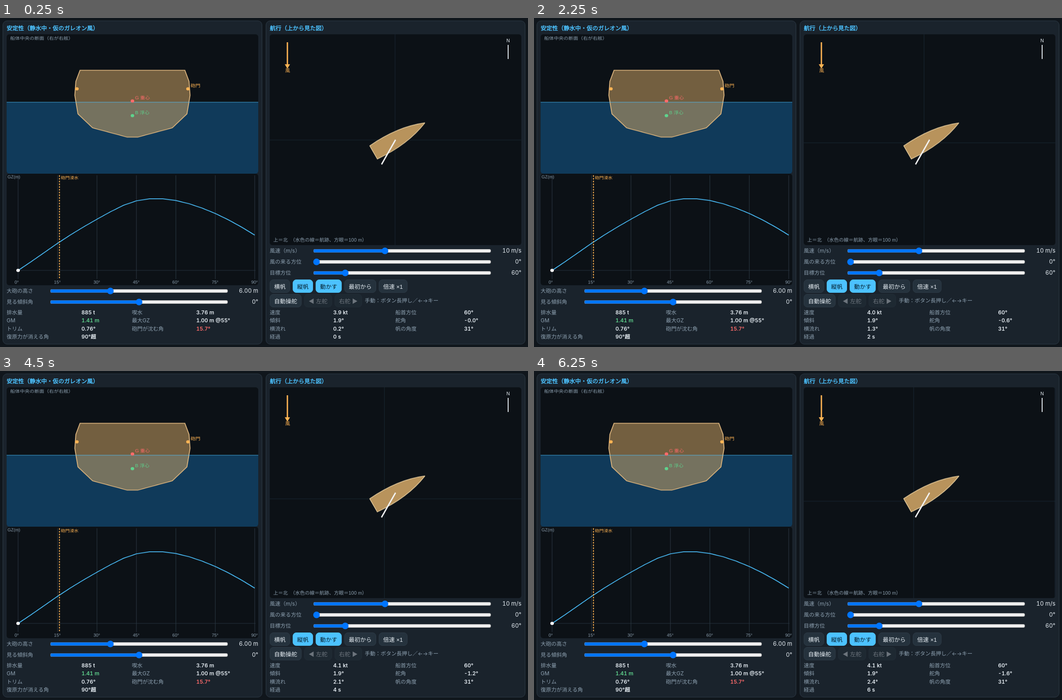
Above: before the commit, frames 1-4 (two rows, left to right).
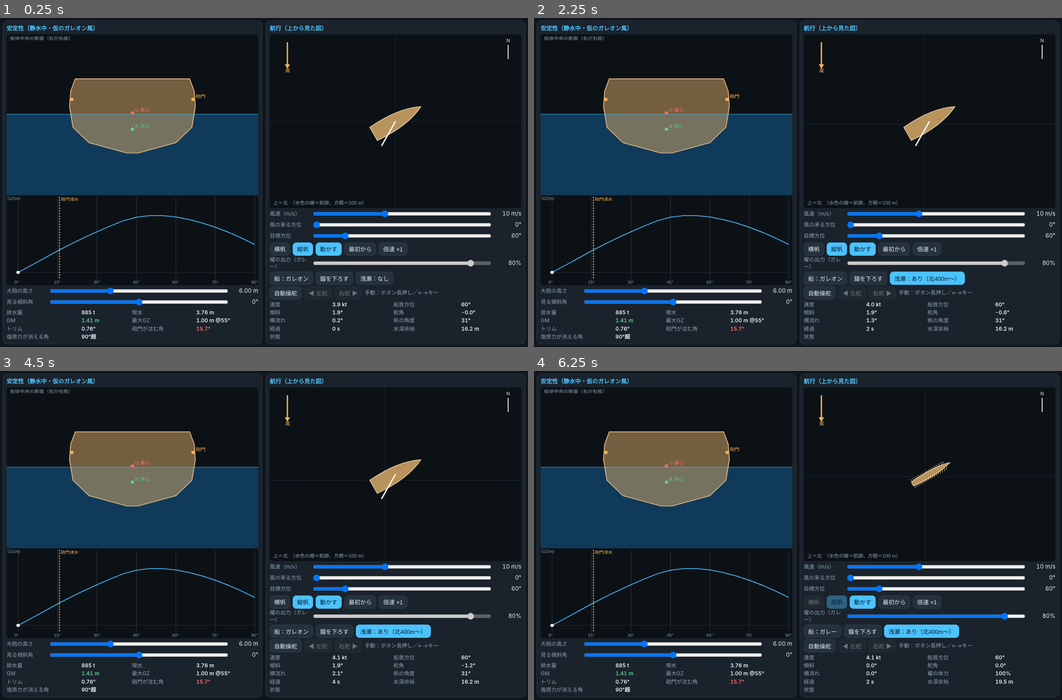
Above: after the commit, the same moments.

Repository: eitommkk1023-a11y/-history-simulation-game-restart
Game: browser game, page ship-viewer.html
The game is run twice, just before and just after one commit, with the same random seed, the same clock (stepped at 60 frames per second) and the same inputs.
Inputs (mouse positions are in pixels of both pictures, inside the frame that each line leads up to):
- Up to frame 1 (0.25 s): no input
- Up to frame 2 (2.25 s): hold Right 1.03-1.53 s; hold Down 1.58-1.85 s; hold Left from 1.9 s (still down); click (908, 277) at 2.02 s, where only the run after the commit has a clickable "浅瀬：なし"
- Up to frame 3 (4.5 s): release Left at 2.47 s; hold Right 2.52-3.18 s; hold Left 3.23-3.67 s; hold Down 3.72-4.05 s; hold Right from 4.1 s (still down)
- Up to frame 4 (6.25 s): click (824, 630) at 4.52 s, where only the run after the commit has a clickable "船：ガレオン"; release Right at 4.6 s; hold Down 4.65-4.92 s; hold Left 4.97-5.53 s; hold Right from 5.58 s (still down)

The runs differ from the first frame. In frame 1, 13% of the frame differs, in the area x 1-99%, y 6-98%; in frame 2, 13%; in frame 3, 13%; in frame 4, 13%.

Commit message:
Viewer: galley with oars, anchor and shoal controls
Co-Authored-By: Claude Sonnet 5.5 <noreply@anthropic.com>
Claude-Session: https://claude.ai/code/session_011WhVvyaFbTMQy7b9FjFXGU

Diff:
--- a/ship-viewer.html
+++ b/ship-viewer.html
@@ -8,9 +8,9 @@
 html,body{margin:0;height:100%;background:var(--bg);color:var(--tx);font:13px/1.35 -apple-system,"Hiragino Sans",sans-serif;overflow:hidden;-webkit-user-select:none;user-select:none}
 #app{display:grid;grid-template-columns:1fr 1fr;gap:8px;padding:8px max(8px,env(safe-area-inset-right)) 8px max(8px,env(safe-area-inset-left));height:100%}
 @media (orientation:portrait){#app{grid-template-columns:1fr;grid-template-rows:1fr 1fr;overflow:auto}html,body{overflow:auto}}
-.pn{background:var(--pn);border:1px solid var(--ln);border-radius:10px;padding:8px;display:flex;flex-direction:column;min-height:0;min-width:0}
+.pn{overflow-y:auto;background:var(--pn);border:1px solid var(--ln);border-radius:10px;padding:8px;display:flex;flex-direction:column;min-height:0;min-width:0}
 h2{margin:0 0 4px;font-size:13px;color:var(--ac);font-weight:600}
-canvas{width:100%;flex:1 1 0;min-height:90px;background:#0c1116;border-radius:6px;display:block}
+canvas{width:100%;flex:1 0 110px;min-height:110px;background:#0c1116;border-radius:6px;display:block}
 .row{display:flex;align-items:center;gap:6px;margin-top:1px}
 .row label{flex:0 0 7.5em;color:var(--mu);font-size:12px}
 .row input[type=range]{flex:1;min-width:0;height:20px}
@@ -36,6 +36,8 @@
   <div class="row"><label>風の来る方位</label><input id="wd" type="range" min="0" max="359" step="1" value="0"><output id="wdO"></output></div>
   <div class="row"><label>目標方位</label><input id="hd" type="range" min="0" max="359" step="1" value="60"><output id="hdO"></output></div>
   <div class="btns"><button id="bSq">横帆</button><button id="bFa" class="on">縦帆</button><button id="bRun" class="on">動かす</button><button id="bRst">最初から</button><button id="bX2">倍速 ×1</button></div>
+  <div class="row"><label>櫂の出力（ガレー）</label><input id="oe" type="range" min="-100" max="100" step="5" value="80"><output id="oeO"></output></div>
+  <div class="btns"><button id="bShip">船：ガレオン</button><button id="bAnc">錨を下ろす</button><button id="bShoal">浅瀬：なし</button></div>
   <div class="btns"><button id="bMan">自動操舵</button><button id="bL" disabled>◀ 左舵</button><button id="bR" disabled>右舵 ▶</button><span style="color:var(--mu);font-size:12px;align-self:center">手動：ボタン長押し／←→キー</span></div>
   <div class="stats" id="st2"></div>
  </section>
@@ -1047,26 +1049,38 @@
 
 // ---------- navigation panel ----------
 let manual = false, held = 0, vessel = null, sailType = 'foreAndAft', running = true, speedX = 1, trail = [];
+let kind = 'galleon', shoal = false, notes = [];
+const galleyShip = Ship.createShip({ id: 'galley', hull: Ship.galleyHull(), massItems: Ship.galleyMassItems() });
+const galleyAnalysis = Ship.analyzeHydrostatics(galleyShip);
 function resetVessel() {
-  vessel = Ship.createVessel({ ship, analysis, rudder: { x: 0.5, areaM2: 6 }, sails: [{ id: 's', type: sailType, areaM2: 500, x: 21, zCe: 12 }] });
-  vessel.state.psi = +$('hd').value * DEG; vessel.state.u = 2; trail = [];
-}
-function env() { const from = +$('wd').value * DEG, sp = +$('ws').value; return { wind: { x: -Math.sin(from) * sp, y: -Math.cos(from) * sp } }; }
+  if (kind === 'galley') vessel = Ship.createVessel({ ship: galleyShip, analysis: galleyAnalysis, rudder: { x: 0.5, areaM2: 1.5 },
+    oars: [{ id: 'P', side: 'port', rowers: 50, x: 18 }, { id: 'S', side: 'starboard', rowers: 50, x: 18 }] });
+  else vessel = Ship.createVessel({ ship, analysis, rudder: { x: 0.5, areaM2: 6 }, sails: [{ id: 's', type: sailType, areaM2: 500, x: 21, zCe: 12 }] });
+  vessel.state.psi = +$('hd').value * DEG; vessel.state.u = 2; trail = []; notes = [];
+  $('bAnc').textContent = '錨を下ろす';
+}
+const SHOAL_Y = 400, depthFn = (x, y) => (shoal && y > SHOAL_Y ? Math.max(0, 20 - (y - SHOAL_Y) * 0.05) : 20);
+const EVT = { grounded: '座礁した', refloated: '離礁した', anchor_dropped: '錨を下ろした', anchor_raised: '錨を上げた', anchor_dragging: '錨が走っている', anchor_parted: '錨索が切れた' };
+function env() { const from = +$('wd').value * DEG, sp = +$('ws').value; return { wind: { x: -Math.sin(from) * sp, y: -Math.cos(from) * sp }, depth: depthFn, seabed: 'sand' }; }
 let last = performance.now(), acc = 0, frame = 0;
 function drawNav() {
   const { g, w, h, k } = fit($('cNav')); g.clearRect(0, 0, w, h);
   const s = vessel.snapshot(), scale = 3.2 * k; // px per metre
   const cx = w / 2, cy = h / 2, P = (x, y) => [cx + (x - s.x) * scale, cy - (y - s.y) * scale];
+  if (shoal) { const y0 = P(0, SHOAL_Y)[1]; if (y0 > 0) { g.fillStyle = 'rgba(190,160,90,.22)'; g.fillRect(0, 0, w, Math.min(h, y0)); g.fillStyle = 'rgba(190,160,90,.6)'; g.fillRect(0, y0, w, 2 * k); } }
   g.strokeStyle = '#1b2a36'; g.lineWidth = k; const grid = 100;
   for (let gx = Math.floor((s.x - w / 2 / scale) / grid) * grid; gx < s.x + w / 2 / scale; gx += grid) { const a = P(gx, 0)[0]; g.beginPath(); g.moveTo(a, 0); g.lineTo(a, h); g.stroke(); }
   for (let gy = Math.floor((s.y - h / 2 / scale) / grid) * grid; gy < s.y + h / 2 / scale; gy += grid) { const a = P(0, gy)[1]; g.beginPath(); g.moveTo(0, a); g.lineTo(w, a); g.stroke(); }
   g.strokeStyle = 'rgba(76,194,255,.6)'; g.lineWidth = 2 * k; g.beginPath(); trail.forEach((p, i) => { const q = P(p[0], p[1]); i ? g.lineTo(q[0], q[1]) : g.moveTo(q[0], q[1]); }); g.stroke();
-  // ship (40 m long, 11 m beam)
-  g.save(); g.translate(cx, cy); g.rotate(vessel.state.psi); const L = 40 * scale, B = 10.8 * scale;
-  g.beginPath(); g.moveTo(0, -L / 2 - 4 * scale); g.quadraticCurveTo(B / 2 + 2 * scale, -L * 0.15, B / 2, L / 2 - 2 * scale); g.lineTo(-B / 2, L / 2 - 2 * scale); g.quadraticCurveTo(-B / 2 - 2 * scale, -L * 0.15, 0, -L / 2 - 4 * scale);
+  const A = vessel.state.anchor;
+  if (A) { const a = P(A.X, A.Y); g.strokeStyle = '#c9c9c9'; g.lineWidth = k; g.beginPath(); g.moveTo(cx, cy); g.lineTo(a[0], a[1]); g.stroke(); g.fillStyle = A.dragging ? '#ff6b6b' : '#e6edf3'; g.beginPath(); g.arc(a[0], a[1], 5 * k, 0, 7); g.fill(); }
+  // ship
+  g.save(); g.translate(cx, cy); g.rotate(vessel.state.psi); const L = vessel.params.waterlineLengthM * scale, B = vessel.params.beamM * scale;
+  g.beginPath(); g.moveTo(0, -L / 2 - 0.1 * L * 0.2); g.quadraticCurveTo(B / 2 + 2 * scale, -L * 0.15, B / 2, L / 2 - 2 * scale); g.lineTo(-B / 2, L / 2 - 2 * scale); g.quadraticCurveTo(-B / 2 - 2 * scale, -L * 0.15, 0, -L / 2 - 0.1 * L * 0.2);
   g.fillStyle = '#b8935c'; g.fill(); g.strokeStyle = '#e9cf9f'; g.lineWidth = 1.5 * k; g.stroke();
-  const sl = vessel.sails[0], th = sl.trimDeg * DEG, len = Math.sqrt(sl.areaM2) * 0.9 * scale * sl.deployed; // chord drawn at sail trim
-  g.strokeStyle = '#f4f4f4'; g.lineWidth = 3 * k; g.beginPath(); g.moveTo(0, 0); g.lineTo(Math.sin(th) * len, Math.cos(th) * len); g.stroke();
+  const sl = vessel.sails[0];
+  if (sl) { const th = sl.trimDeg * DEG, len = Math.sqrt(sl.areaM2) * 0.9 * scale * sl.deployed; g.strokeStyle = '#f4f4f4'; g.lineWidth = 3 * k; g.beginPath(); g.moveTo(0, 0); g.lineTo(Math.sin(th) * len, Math.cos(th) * len); g.stroke(); }
+  else { g.strokeStyle = '#e9cf9f'; g.lineWidth = k; for (let i = -8; i <= 8; i++) { const yy = i * L / 20; g.beginPath(); g.moveTo(-B / 2, yy); g.lineTo(-B / 2 - 0.6 * B, yy + 0.3 * B); g.moveTo(B / 2, yy); g.lineTo(B / 2 + 0.6 * B, yy + 0.3 * B); g.stroke(); } }
   g.restore();
   // wind arrow (direction the wind blows toward) at top-left
   const wf = +$('wd').value * DEG, ax = 40 * k, ay = 44 * k, wl = 26 * k;
@@ -1078,21 +1092,26 @@
   const f = vessel.forces(env());
   $('st2').innerHTML = `<span>速度</span><b>${fix(s.speedOverGround * 1.9438, 1)} kt</b><span>船首方位</span><b>${fix(s.headingDeg, 0)}°</b>` +
     `<span>傾斜</span><b class="${s.overpowered ? 'bad' : ''}">${fix(s.heelDeg, 1)}°${s.overpowered ? ' 強すぎ' : ''}</b><span>舵角</span><b>${fix(s.rudderDeg, 1)}°</b>` +
-    `<span>横流れ</span><b>${fix(f.leewayDeg, 1)}°</b><span>帆の角度</span><b>${fix(sl.trimDeg, 0)}°</b><span>経過</span><b>${fix(s.time, 0)} s</b><span></span><b></b>`;
+    `<span>横流れ</span><b>${fix(f.leewayDeg, 1)}°</b><span>${sl ? '帆の角度' : '櫂の体力'}</span><b>${sl ? fix(sl.trimDeg, 0) + '°' : fix(s.stamina * 100, 0) + '%'}</b><span>経過</span><b>${fix(s.time, 0)} s</b><span>水深余裕</span><b class="${f.clearanceM < 0 ? 'bad' : ''}">${fix(f.clearanceM, 1)} m</b>` +
+    `<span>状態</span><b class="${s.aground || s.anchorDragging ? 'bad' : ''}" style="grid-column:span 3">${s.aground ? '座礁中 ' : ''}${s.anchored ? (s.anchorDragging ? '走錨中' : '錨泊中') : ''}${notes.slice(-1).map((n) => ' ／ ' + n).join('')}</b>`;
 }
 function tick(now) {
   const dt = Math.min((now - last) / 1000, 0.1); last = now;
-  if (running) { acc += dt * speedX; let n = 0; while (acc >= 0.1 && n++ < 40) { acc -= 0.1; if (frame++ % 10 === 0) vessel.autoTrim(env()); if (manual) vessel.setRudder(held * 25); else vessel.steerTowards(+$('hd').value); vessel.step(0.1, env()); if (frame % 5 === 0) { trail.push([vess …(75 unchanged characters)…
+  if (running) { acc += dt * speedX; let n = 0; while (acc >= 0.1 && n++ < 40) { acc -= 0.1; if (frame++ % 10 === 0) vessel.autoTrim(env()); if (kind === 'galley') vessel.setAllOarEffort(+$('oe').value / 100); if (manual) vessel.setRudder(held * 25); else vessel.steerTowards(+$('hd').value); vessel.step(0.1, env()); for (const ev of vessel.takeEvents()) { if (EVT[ev.type]) notes.push(EVT[ev.type] + ` (${ev.time.toFixed(0)}s)`); } if (frame % 5 === 0) { trail.push([vess …(75 unchanged characters)…
   drawNav(); requestAnimationFrame(tick);
 }
 // ---------- wiring ----------
-function out() { $('wsO').textContent = $('ws').value + ' m/s'; $('wdO').textContent = $('wd').value + '°'; $('hdO').textContent = $('hd').value + '°'; }
+function out() { $('oeO').textContent = $('oe').value + '%'; $('wsO').textContent = $('ws').value + ' m/s'; $('wdO').textContent = $('wd').value + '°'; $('hdO').textContent = $('hd').value + '°'; }
 ['gun', 'heel'].forEach((id) => $(id).addEventListener('input', () => { if (id === 'gun') { buildShip(); resetVessel(); } drawStability(); }));
-['ws', 'wd', 'hd'].forEach((id) => $(id).addEventListener('input', out));
+['ws', 'wd', 'hd', 'oe'].forEach((id) => $(id).addEventListener('input', out));
 const setType = (t) => { sailType = t; $('bSq').classList.toggle('on', t === 'square'); $('bFa').classList.toggle('on', t === 'foreAndAft'); resetVessel(); };
 $('bSq').onclick = () => setType('square'); $('bFa').onclick = () => setType('foreAndAft');
 $('bRun').onclick = () => { running = !running; $('bRun').classList.toggle('on', running); $('bRun').textContent = running ? '動かす' : '止めた'; };
 $('bRst').onclick = resetVessel;
+$('bShip').onclick = () => { kind = kind === 'galleon' ? 'galley' : 'galleon'; $('bShip').textContent = '船：' + (kind === 'galley' ? 'ガレー' : 'ガレオン'); $('bSq').disabled = $('bFa').disabled = kind === 'galley'; $('oe').disabled = kind !== 'galley'; resetVessel(); };
+$('oe').disabled = true;
+$('bShoal').onclick = () => { shoal = !shoal; $('bShoal').classList.toggle('on', shoal); $('bShoal').textContent = '浅瀬：' + (shoal ? 'あり（北400m〜）' : 'なし'); };
+$('bAnc').onclick = () => { if (vessel.state.anchor) { vessel.raiseAnchor(); $('bAnc').textContent = '錨を下ろす'; } else { const r = vessel.dropAnchor(env(), { anchorKg: 400, rodeM: 60 }); if (r.status === 'ok') $('bAnc').textContent = '錨を上げる'; else notes.push('投錨できない: ' + r.status); } for (const ev of vessel.takeEvents()) if (EVT[ev.type]) notes.push(EVT[ev.type]); };
 $('bX2').onclick = () => { speedX = speedX === 1 ? 4 : speedX === 4 ? 10 : 1; $('bX2').textContent = '倍速 ×' + speedX; };
 const setManual = (m) => { manual = m; held = 0; $('bMan').classList.toggle('on', m); $('bMan').textContent = m ? '手動操舵' : '自動操舵'; $('bL').disabled = $('bR').disabled = !m; $('hd').disabled = m; };
 $('bMan').onclick = () => setManual(!manual);
--- a/tools/ship-viewer.template.html
+++ b/tools/ship-viewer.template.html
@@ -8,9 +8,9 @@
 html,body{margin:0;height:100%;background:var(--bg);color:var(--tx);font:13px/1.35 -apple-system,"Hiragino Sans",sans-serif;overflow:hidden;-webkit-user-select:none;user-select:none}
 #app{display:grid;grid-template-columns:1fr 1fr;gap:8px;padding:8px max(8px,env(safe-area-inset-right)) 8px max(8px,env(safe-area-inset-left));height:100%}
 @media (orientation:portrait){#app{grid-template-columns:1fr;grid-template-rows:1fr 1fr;overflow:auto}html,body{overflow:auto}}
-.pn{background:var(--pn);border:1px solid var(--ln);border-radius:10px;padding:8px;display:flex;flex-direction:column;min-height:0;min-width:0}
+.pn{overflow-y:auto;background:var(--pn);border:1px solid var(--ln);border-radius:10px;padding:8px;display:flex;flex-direction:column;min-height:0;min-width:0}
 h2{margin:0 0 4px;font-size:13px;color:var(--ac);font-weight:600}
-canvas{width:100%;flex:1 1 0;min-height:90px;background:#0c1116;border-radius:6px;display:block}
+canvas{width:100%;flex:1 0 110px;min-height:110px;background:#0c1116;border-radius:6px;display:block}
 .row{display:flex;align-items:center;gap:6px;margin-top:1px}
 .row label{flex:0 0 7.5em;color:var(--mu);font-size:12px}
 .row input[type=range]{flex:1;min-width:0;height:20px}
@@ -36,6 +36,8 @@
   <div class="row"><label>風の来る方位</label><input id="wd" type="range" min="0" max="359" step="1" value="0"><output id="wdO"></output></div>
   <div class="row"><label>目標方位</label><input id="hd" type="range" min="0" max="359" step="1" value="60"><output id="hdO"></output></div>
   <div class="btns"><button id="bSq">横帆</button><button id="bFa" class="on">縦帆</button><button id="bRun" class="on">動かす</button><button id="bRst">最初から</button><button id="bX2">倍速 ×1</button></div>
+  <div class="row"><label>櫂の出力（ガレー）</label><input id="oe" type="range" min="-100" max="100" step="5" value="80"><output id="oeO"></output></div>
+  <div class="btns"><button id="bShip">船：ガレオン</button><button id="bAnc">錨を下ろす</button><button id="bShoal">浅瀬：なし</button></div>
   <div class="btns"><button id="bMan">自動操舵</button><button id="bL" disabled>◀ 左舵</button><button id="bR" disabled>右舵 ▶</button><span style="color:var(--mu);font-size:12px;align-self:center">手動：ボタン長押し／←→キー</span></div>
   <div class="stats" id="st2"></div>
  </section>
@@ -101,26 +103,38 @@
 
 // ---------- navigation panel ----------
 let manual = false, held = 0, vessel = null, sailType = 'foreAndAft', running = true, speedX = 1, trail = [];
+let kind = 'galleon', shoal = false, notes = [];
+const galleyShip = Ship.createShip({ id: 'galley', hull: Ship.galleyHull(), massItems: Ship.galleyMassItems() });
+const galleyAnalysis = Ship.analyzeHydrostatics(galleyShip);
 function resetVessel() {
-  vessel = Ship.createVessel({ ship, analysis, rudder: { x: 0.5, areaM2: 6 }, sails: [{ id: 's', type: sailType, areaM2: 500, x: 21, zCe: 12 }] });
-  vessel.state.psi = +$('hd').value * DEG; vessel.state.u = 2; trail = [];
+  if (kind === 'galley') vessel = Ship.createVessel({ ship: galleyShip, analysis: galleyAnalysis, rudder: { x: 0.5, areaM2: 1.5 },
+    oars: [{ id: 'P', side: 'port', rowers: 50, x: 18 }, { id: 'S', side: 'starboard', rowers: 50, x: 18 }] });
+  else vessel = Ship.createVessel({ ship, analysis, rudder: { x: 0.5, areaM2: 6 }, sails: [{ id: 's', type: sailType, areaM2: 500, x: 21, zCe: 12 }] });
+  vessel.state.psi = +$('hd').value * DEG; vessel.state.u = 2; trail = []; notes = [];
+  $('bAnc').textContent = '錨を下ろす';
 }
-function env() { const from = +$('wd').value * DEG, sp = +$('ws').value; return { wind: { x: -Math.sin(from) * sp, y: -Math.cos(from) * sp } }; }
+const SHOAL_Y = 400, depthFn = (x, y) => (shoal && y > SHOAL_Y ? Math.max(0, 20 - (y - SHOAL_Y) * 0.05) : 20);
+const EVT = { grounded: '座礁した', refloated: '離礁した', anchor_dropped: '錨を下ろした', anchor_raised: '錨を上げた', anchor_dragging: '錨が走っている', anchor_parted: '錨索が切れた' };
+function env() { const from = +$('wd').value * DEG, sp = +$('ws').value; return { wind: { x: -Math.sin(from) * sp, y: -Math.cos(from) * sp }, depth: depthFn, seabed: 'sand' }; }
 let last = performance.now(), acc = 0, frame = 0;
 function drawNav() {
   const { g, w, h, k } = fit($('cNav')); g.clearRect(0, 0, w, h);
   const s = vessel.snapshot(), scale = 3.2 * k; // px per metre
   const cx = w / 2, cy = h / 2, P = (x, y) => [cx + (x - s.x) * scale, cy - (y - s.y) * scale];
+  if (shoal) { const y0 = P(0, SHOAL_Y)[1]; if (y0 > 0) { g.fillStyle = 'rgba(190,160,90,.22)'; g.fillRect(0, 0, w, Math.min(h, y0)); g.fillStyle = 'rgba(190,160,90,.6)'; g.fillRect(0, y0, w, 2 * k); } }
   g.strokeStyle = '#1b2a36'; g.lineWidth = k; const grid = 100;
   for (let gx = Math.floor((s.x - w / 2 / scale) / grid) * grid; gx < s.x + w / 2 / scale; gx += grid) { const a = P(gx, 0)[0]; g.beginPath(); g.moveTo(a, 0); g.lineTo(a, h); g.stroke(); }
   for (let gy = Math.floor((s.y - h / 2 / scale) / grid) * grid; gy < s.y + h / 2 / scale; gy += grid) { const a = P(0, gy)[1]; g.beginPath(); g.moveTo(0, a); g.lineTo(w, a); g.stroke(); }
   g.strokeStyle = 'rgba(76,194,255,.6)'; g.lineWidth = 2 * k; g.beginPath(); trail.forEach((p, i) => { const q = P(p[0], p[1]); i ? g.lineTo(q[0], q[1]) : g.moveTo(q[0], q[1]); }); g.stroke();
-  // ship (40 m long, 11 m beam)
-  g.save(); g.translate(cx, cy); g.rotate(vessel.state.psi); const L = 40 * scale, B = 10.8 * scale;
-  g.beginPath(); g.moveTo(0, -L / 2 - 4 * scale); g.quadraticCurveTo(B / 2 + 2 * scale, -L * 0.15, B / 2, L / 2 - 2 * scale); g.lineTo(-B / 2, L / 2 - 2 * scale); g.quadraticCurveTo(-B / 2 - 2 * scale, -L * 0.15, 0, -L / 2 - 4 * scale);
+  const A = vessel.state.anchor;
+  if (A) { const a = P(A.X, A.Y); g.strokeStyle = '#c9c9c9'; g.lineWidth = k; g.beginPath(); g.moveTo(cx, cy); g.lineTo(a[0], a[1]); g.stroke(); g.fillStyle = A.dragging ? '#ff6b6b' : '#e6edf3'; g.beginPath(); g.arc(a[0], a[1], 5 * k, 0, 7); g.fill(); }
+  // ship
+  g.save(); g.translate(cx, cy); g.rotate(vessel.state.psi); const L = vessel.params.waterlineLengthM * scale, B = vessel.params.beamM * scale;
+  g.beginPath(); g.moveTo(0, -L / 2 - 0.1 * L * 0.2); g.quadraticCurveTo(B / 2 + 2 * scale, -L * 0.15, B / 2, L / 2 - 2 * scale); g.lineTo(-B / 2, L / 2 - 2 * scale); g.quadraticCurveTo(-B / 2 - 2 * scale, -L * 0.15, 0, -L / 2 - 0.1 * L * 0.2);
   g.fillStyle = '#b8935c'; g.fill(); g.strokeStyle = '#e9cf9f'; g.lineWidth = 1.5 * k; g.stroke();
-  const sl = vessel.sails[0], th = sl.trimDeg * DEG, len = Math.sqrt(sl.areaM2) * 0.9 * scale * sl.deployed; // chord drawn at sail trim
-  g.strokeStyle = '#f4f4f4'; g.lineWidth = 3 * k; g.beginPath(); g.moveTo(0, 0); g.lineTo(Math.sin(th) * len, Math.cos(th) * len); g.stroke();
+  const sl = vessel.sails[0];
+  if (sl) { const th = sl.trimDeg * DEG, len = Math.sqrt(sl.areaM2) * 0.9 * scale * sl.deployed; g.strokeStyle = '#f4f4f4'; g.lineWidth = 3 * k; g.beginPath(); g.moveTo(0, 0); g.lineTo(Math.sin(th) * len, Math.cos(th) * len); g.stroke(); }
+  else { g.strokeStyle = '#e9cf9f'; g.lineWidth = k; for (let i = -8; i <= 8; i++) { const yy = i * L / 20; g.beginPath(); g.moveTo(-B / 2, yy); g.lineTo(-B / 2 - 0.6 * B, yy + 0.3 * B); g.moveTo(B / 2, yy); g.lineTo(B / 2 + 0.6 * B, yy + 0.3 * B); g.stroke(); } }
   g.restore();
   // wind arrow (direction the wind blows toward) at top-left
   const wf = +$('wd').value * DEG, ax = 40 * k, ay = 44 * k, wl = 26 * k;
@@ -132,21 +146,26 @@
   const f = vessel.forces(env());
   $('st2').innerHTML = `<span>速度</span><b>${fix(s.speedOverGround * 1.9438, 1)} kt</b><span>船首方位</span><b>${fix(s.headingDeg, 0)}°</b>` +
     `<span>傾斜</span><b class="${s.overpowered ? 'bad' : ''}">${fix(s.heelDeg, 1)}°${s.overpowered ? ' 強すぎ' : ''}</b><span>舵角</span><b>${fix(s.rudderDeg, 1)}°</b>` +
-    `<span>横流れ</span><b>${fix(f.leewayDeg, 1)}°</b><span>帆の角度</span><b>${fix(sl.trimDeg, 0)}°</b><span>経過</span><b>${fix(s.time, 0)} s</b><span></span><b></b>`;
+    `<span>横流れ</span><b>${fix(f.leewayDeg, 1)}°</b><span>${sl ? '帆の角度' : '櫂の体力'}</span><b>${sl ? fix(sl.trimDeg, 0) + '°' : fix(s.stamina * 100, 0) + '%'}</b><span>経過</span><b>${fix(s.time, 0)} s</b><span>水深余裕</span><b class="${f.clearanceM < 0 ? 'bad' : ''}">${fix(f.clearanceM, 1)} m</b>` +
+    `<span>状態</span><b class="${s.aground || s.anchorDragging ? 'bad' : ''}" style="grid-column:span 3">${s.aground ? '座礁中 ' : ''}${s.anchored ? (s.anchorDragging ? '走錨中' : '錨泊中') : ''}${notes.slice(-1).map((n) => ' ／ ' + n).join('')}</b>`;
 }
 function tick(now) {
   const dt = Math.min((now - last) / 1000, 0.1); last = now;
-  if (running) { acc += dt * speedX; let n = 0; while (acc >= 0.1 && n++ < 40) { acc -= 0.1; if (frame++ % 10 === 0) vessel.autoTrim(env()); if (manual) vessel.setRudder(held * 25); else vessel.steerTowards(+$('hd').value); vessel.step(0.1, env()); if (frame % 5 === 0) { trail.push([vess …(75 unchanged characters)…
+  if (running) { acc += dt * speedX; let n = 0; while (acc >= 0.1 && n++ < 40) { acc -= 0.1; if (frame++ % 10 === 0) vessel.autoTrim(env()); if (kind === 'galley') vessel.setAllOarEffort(+$('oe').value / 100); if (manual) vessel.setRudder(held * 25); else vessel.steerTowards(+$('hd').value); vessel.step(0.1, env()); for (const ev of vessel.takeEvents()) { if (EVT[ev.type]) notes.push(EVT[ev.type] + ` (${ev.time.toFixed(0)}s)`); } if (frame % 5 === 0) { trail.push([vess …(75 unchanged characters)…
   drawNav(); requestAnimationFrame(tick);
 }
 // ---------- wiring ----------
-function out() { $('wsO').textContent = $('ws').value + ' m/s'; $('wdO').textContent = $('wd').value + '°'; $('hdO').textContent = $('hd').value + '°'; }
+function out() { $('oeO').textContent = $('oe').value + '%'; $('wsO').textContent = $('ws').value + ' m/s'; $('wdO').textContent = $('wd').value + '°'; $('hdO').textContent = $('hd').value + '°'; }
 ['gun', 'heel'].forEach((id) => $(id).addEventListener('input', () => { if (id === 'gun') { buildShip(); resetVessel(); } drawStability(); }));
-['ws', 'wd', 'hd'].forEach((id) => $(id).addEventListener('input', out));
+['ws', 'wd', 'hd', 'oe'].forEach((id) => $(id).addEventListener('input', out));
 const setType = (t) => { sailType = t; $('bSq').classList.toggle('on', t === 'square'); $('bFa').classList.toggle('on', t === 'foreAndAft'); resetVessel(); };
 $('bSq').onclick = () => setType('square'); $('bFa').onclick = () => setType('foreAndAft');
 $('bRun').onclick = () => { running = !running; $('bRun').classList.toggle('on', running); $('bRun').textContent = running ? '動かす' : '止めた'; };
 $('bRst').onclick = resetVessel;
+$('bShip').onclick = () => { kind = kind === 'galleon' ? 'galley' : 'galleon'; $('bShip').textContent = '船：' + (kind === 'galley' ? 'ガレー' : 'ガレオン'); $('bSq').disabled = $('bFa').disabled = kind === 'galley'; $('oe').disabled = kind !== 'galley'; resetVessel(); };
+$('oe').disabled = true;
+$('bShoal').onclick = () => { shoal = !shoal; $('bShoal').classList.toggle('on', shoal); $('bShoal').textContent = '浅瀬：' + (shoal ? 'あり（北400m〜）' : 'なし'); };
+$('bAnc').onclick = () => { if (vessel.state.anchor) { vessel.raiseAnchor(); $('bAnc').textContent = '錨を下ろす'; } else { const r = vessel.dropAnchor(env(), { anchorKg: 400, rodeM: 60 }); if (r.status === 'ok') $('bAnc').textContent = '錨を上げる'; else notes.push('投錨できない: ' + r.status); } for (const ev of vessel.takeEvents()) if (EVT[ev.type]) notes.push(EVT[ev.type]); };
 $('bX2').onclick = () => { speedX = speedX === 1 ? 4 : speedX === 4 ? 10 : 1; $('bX2').textContent = '倍速 ×' + speedX; };
 const setManual = (m) => { manual = m; held = 0; $('bMan').classList.toggle('on', m); $('bMan').textContent = m ? '手動操舵' : '自動操舵'; $('bL').disabled = $('bR').disabled = !m; $('hd').disabled = m; };
 $('bMan').onclick = () => setManual(!manual);
Not shown, changed: docs/ship-system.md
